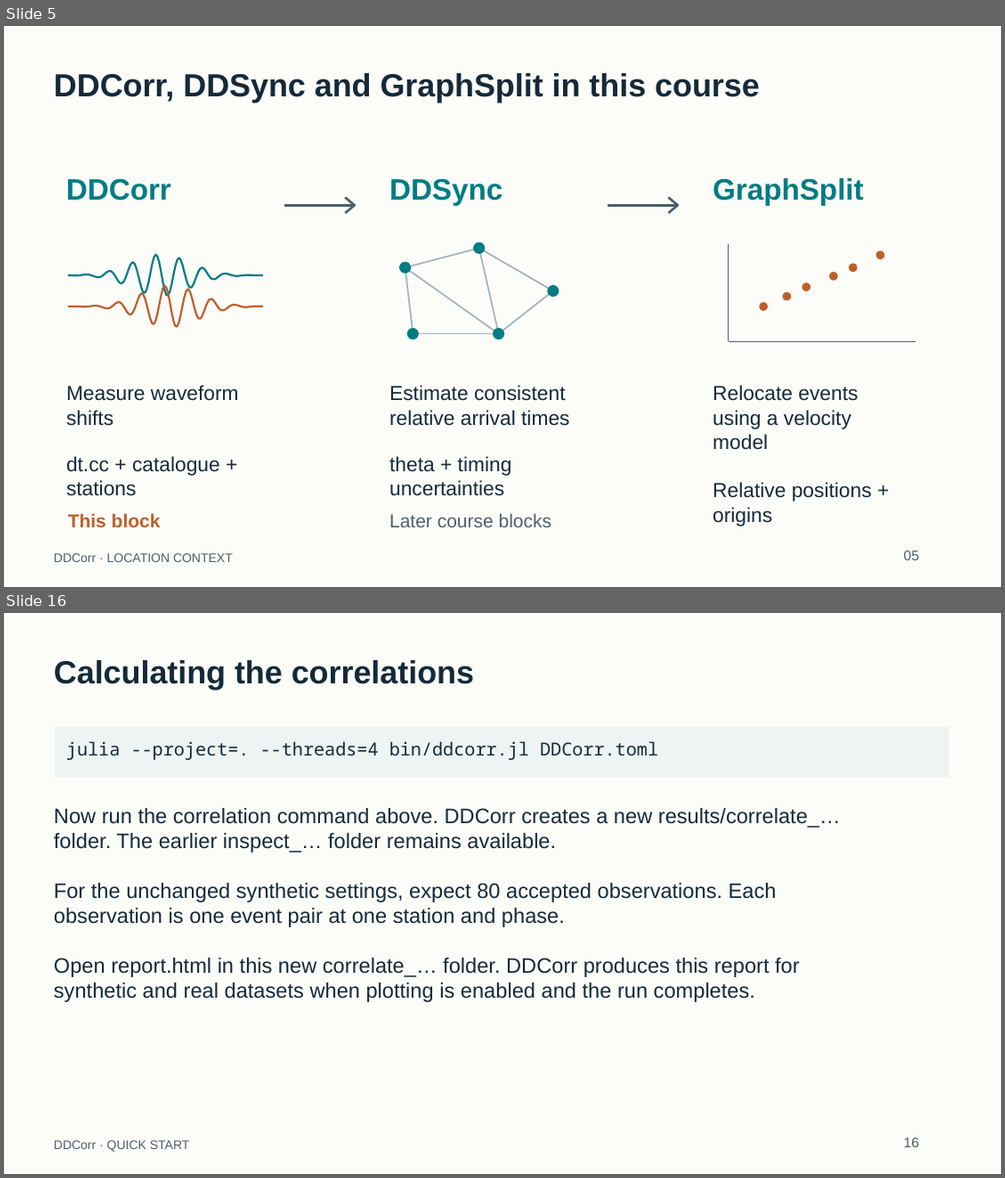
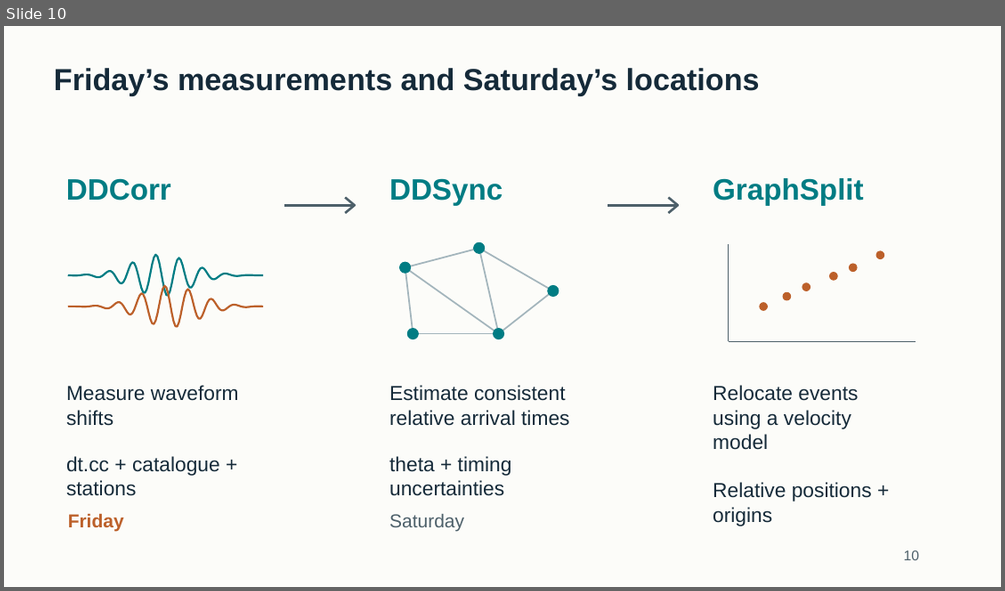
Before and after one commit to eliasrh/DDCorr.jl, a slide deck: teaching/DDCorr_minicourse.pptx. Shown one above the other, each under a label of ours: slides 5 and 16 before the commit, slide 10 after it; the slides between them are not shown. The pictures are 1005x1178 and 1005x591 pixels, drawn with LibreOffice and Linux fonts; fonts in the diff are those of the drawing. Boxes give left, top, right and bottom in pixels: in the first picture for what was removed or moved away, otherwise in the second. Text is boxed around its words. In the diff, an @@ line names an element or a change of style, - is before the commit and + after.

Commit message:
Teach differential times and relocation with the 100-event Iceland workshop
Add the correlation lecture, a shorter archive practical, and instructions for carrying one catalogue into DDSync and GraphSplit. Read advanced settings directly, preserve measured SAC magnitudes, and check waveform workloads before processing or cache reuse.

```diff
--- a/teaching/DDCorr_minicourse.pptx
+++ b/teaching/DDCorr_minicourse.pptx
@@ slide 16 removed at (4, 613, 1001, 1174), background #FCFCF9 @@
@@ text removed at (54, 660, 474, 690) @@
-Calculating the correlations
@@ rectangle removed at (55, 727, 949, 778) @@
@@ text removed at (66, 741, 658, 760) @@
-julia --project=. --threads=4 bin/ddcorr.jl DDCorr.toml
@@ text removed at (54, 808, 841, 852) @@
-Now run the correlation command above. DDCorr creates a new results/correlate_…
-folder. The earlier inspect_… folder remains available.
@@ text removed at (54, 883, 777, 927) @@
-For the unchanged synthetic settings, expect 80 accepted observations. Each
-observation is one event pair at one station and phase.
@@ text removed at (54, 957, 800, 1002) @@
-Open report.html in this new correlate_… folder. DDCorr produces this report for
-synthetic and real datasets when plotting is enabled and the run completes.
@@ text removed at (54, 1140, 190, 1151) @@
-DDCorr · QUICK START
@@ text removed at (904, 1137, 919, 1147) @@
-16
@@ what was slide 5 is now slide 10 @@
@@ slide 10 changed as well @@
@@ text removed at (54, 73, 760, 103) @@
-DDCorr, DDSync and GraphSplit in this course
@@ text added at (54, 68, 760, 96), 29.2 pt, text #152A39, bold @@
+Friday’s measurements and Saturday’s locations
@@ text at (68, 513, 124, 531): text changed @@
-This block
+Friday
@@ text at (389, 514, 464, 531): text changed @@
-Later course blocks
+Saturday
@@ text removed at (54, 553, 233, 562) @@
-DDCorr · LOCATION CONTEXT
@@ text at (904, 550, 919, 560): text changed @@
-05
+10
```
Also in this commit, not shown: 2 other slides changed, 43 slides added, 96 other slides removed, 43 other files.
